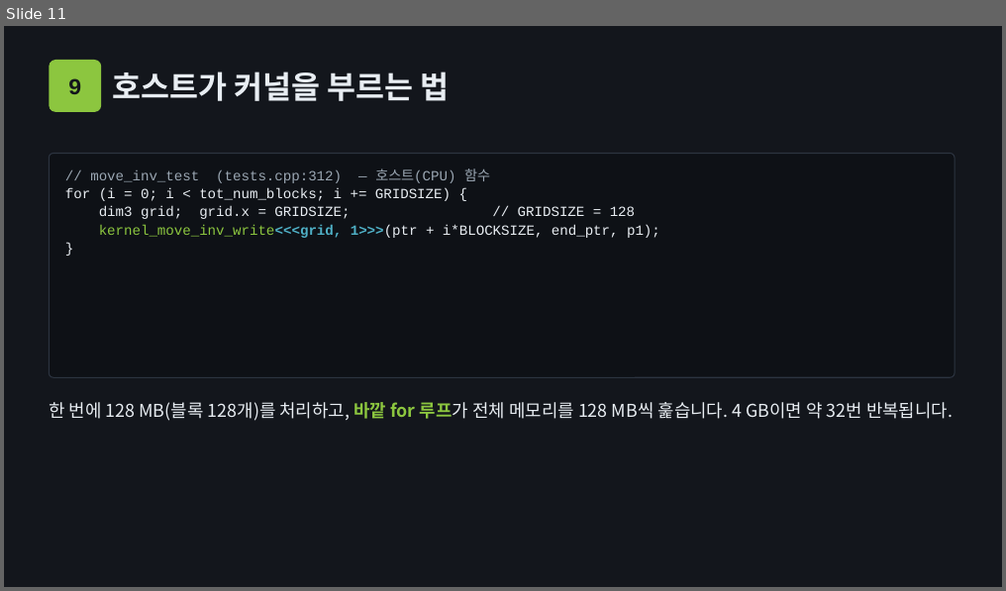
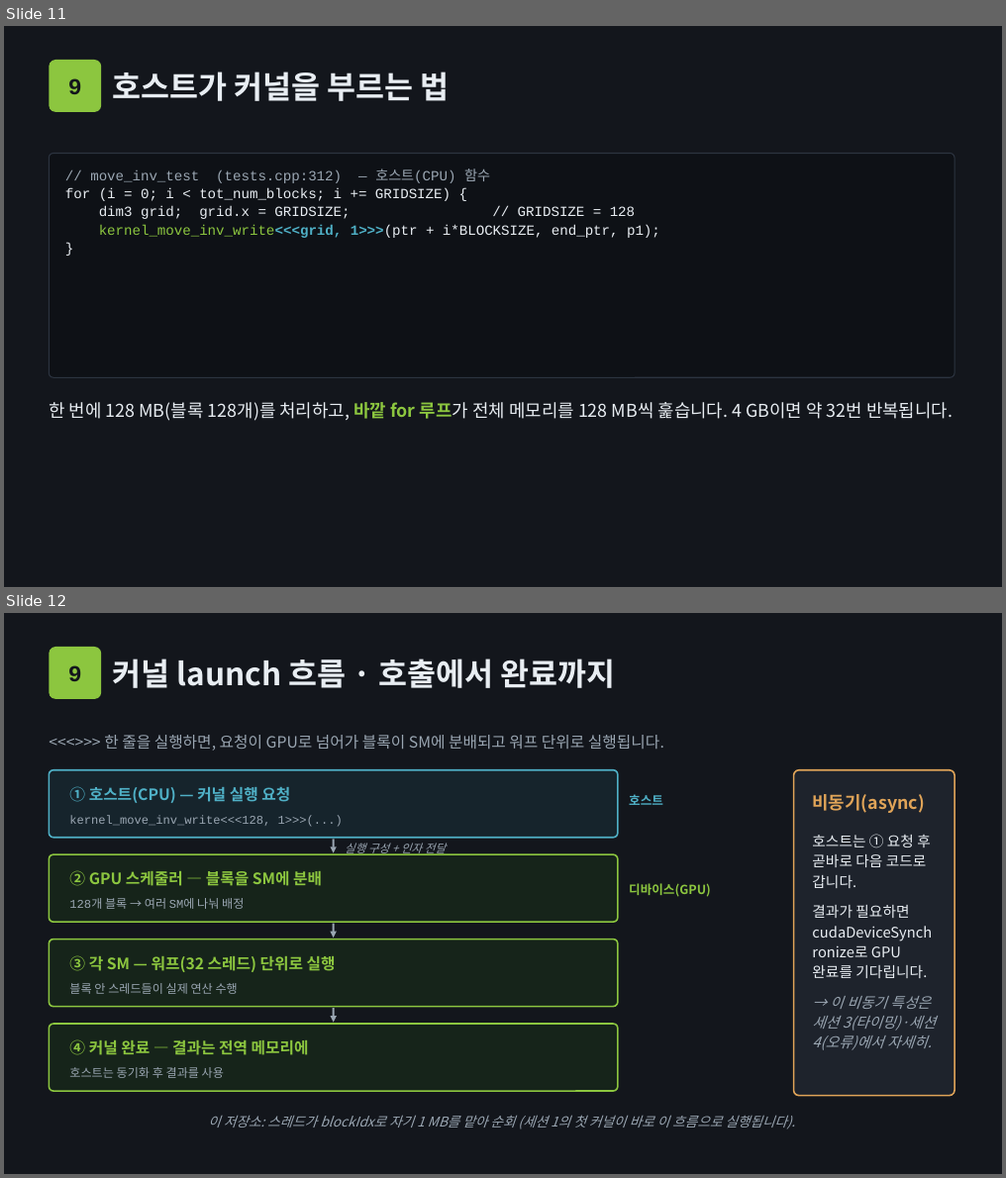
Before and after one commit to chorus96/cuda_memtest, a slide deck: seminar/slides/세션1_CUDA_스레드모델과_첫커널.pptx. Shown one above the other, each under a label of ours: slide 11 before the commit, slides 11 and 12 after it. The pictures are 1006x591 and 1006x1178 pixels, drawn with LibreOffice and Linux fonts; fonts in the diff are those of the drawing. Boxes give left, top, right and bottom in pixels: in the first picture for what was removed or moved away, otherwise in the second. Text is boxed around its words. In the diff, an @@ line names an element or a change of style, - is before the commit and + after.

```diff
--- a/seminar/slides/세션1_CUDA_스레드모델과_첫커널.pptx
+++ b/seminar/slides/세션1_CUDA_스레드모델과_첫커널.pptx
@@ slide 12 added at box(4, 613, 1002, 1174), background #13161C @@
@@ rounded rectangle added at box(49, 647, 101, 699), fill #8CC63F, 22 pt, text #13161C, bold @@
+9
@@ text added at box(113, 659, 615, 688), 30 pt, text #E8EDF2, bold @@
+커널 launch 흐름 · 호출에서 완료까지
@@ text added at box(104, 735, 664, 751), 15 pt, text #9AA6B2 @@
+<<<>>> 한 줄을 실행하면, 요청이 GPU로 넘어가 블록이 SM에 분배되고 워프 단위로 실행됩니다.
@@ rounded rectangle added at box(49, 770, 618, 838), fill #16242C, outline #4FB0C6 1.5 pt @@
@@ text added at box(69, 786, 290, 803), 15 pt, text #4FB0C6, bold @@
+① 호스트(CPU) — 커널 실행 요청
@@ rounded rectangle added at box(794, 770, 954, 1096), fill #1E232C, outline #E0A458 1.5 pt @@
@@ text added at box(69, 815, 343, 827), 11.5 pt, text #9AA6B2 @@
+kernel_move_inv_write<<<128, 1>>>(...)
@@ text added at box(629, 794, 663, 805), 12 pt, text #4FB0C6, bold @@
+호스트
@@ text added at box(812, 794, 924, 813), 17 pt, text #E0A458, bold @@
+비동기(async)
@@ arrow added from (334, 839) to (334, 854), #9AA6B2 2 pt @@
@@ text added at box(345, 843, 446, 856), 11 pt, text #9AA6B2, italic @@
+실행 구성 + 인자 전달
@@ text added at box(812, 834, 936, 1051), 14 pt, text #E8EDF2 @@
+호스트는 ① 요청 후 곧바로 다음 코드로 갑니다.
+결과가 필요하면 cudaDeviceSynchronize로 GPU 완료를 기다립니다.
+→ 이 비동기 특성은 세션 3(타이밍)·세션 4(오류)에서 자세히.
@@ rounded rectangle added at box(49, 855, 618, 922), fill #16241A, outline #8CC63F 1.5 pt @@
@@ text added at box(69, 870, 322, 886), 15 pt, text #8CC63F, bold @@
+② GPU 스케줄러 — 블록을 SM에 분배
@@ text added at box(69, 898, 244, 909), 11.5 pt, text #9AA6B2 @@
+128개 블록 → 여러 SM에 나눠 배정
@@ text added at box(629, 883, 711, 897), 12 pt, text #8CC63F, bold @@
+디바이스(GPU)
@@ arrow added from (334, 924) to (334, 938), #9AA6B2 2 pt @@
@@ rounded rectangle added at box(49, 940, 618, 1007), fill #16241A, outline #8CC63F 1.5 pt @@
@@ text added at box(69, 956, 336, 972), 15 pt, text #8CC63F, bold @@
+③ 각 SM — 워프(32 스레드) 단위로 실행
@@ text added at box(69, 983, 238, 994), 11.5 pt, text #9AA6B2 @@
+블록 안 스레드들이 실제 연산 수행
@@ rounded rectangle added at box(49, 1024, 618, 1091), fill #16241A, outline #8CC63F 1.5 pt @@
@@ arrow added from (334, 1008) to (334, 1023), #9AA6B2 2 pt @@
@@ text added at box(69, 1040, 309, 1056), 15 pt, text #8CC63F, bold @@
+④ 커널 완료 — 결과는 전역 메모리에
@@ text added at box(69, 1067, 224, 1078), 11.5 pt, text #9AA6B2 @@
+호스트는 동기화 후 결과를 사용
@@ text added at box(208, 1115, 795, 1130), 13 pt, text #9AA6B2, italic @@
+이 저장소: 스레드가 blockIdx로 자기 1 MB를 맡아 순회 (세션 1의 첫 커널이 바로 이 흐름으로 실행됩니다).
```
Also in this commit, not shown: 8 other files.
